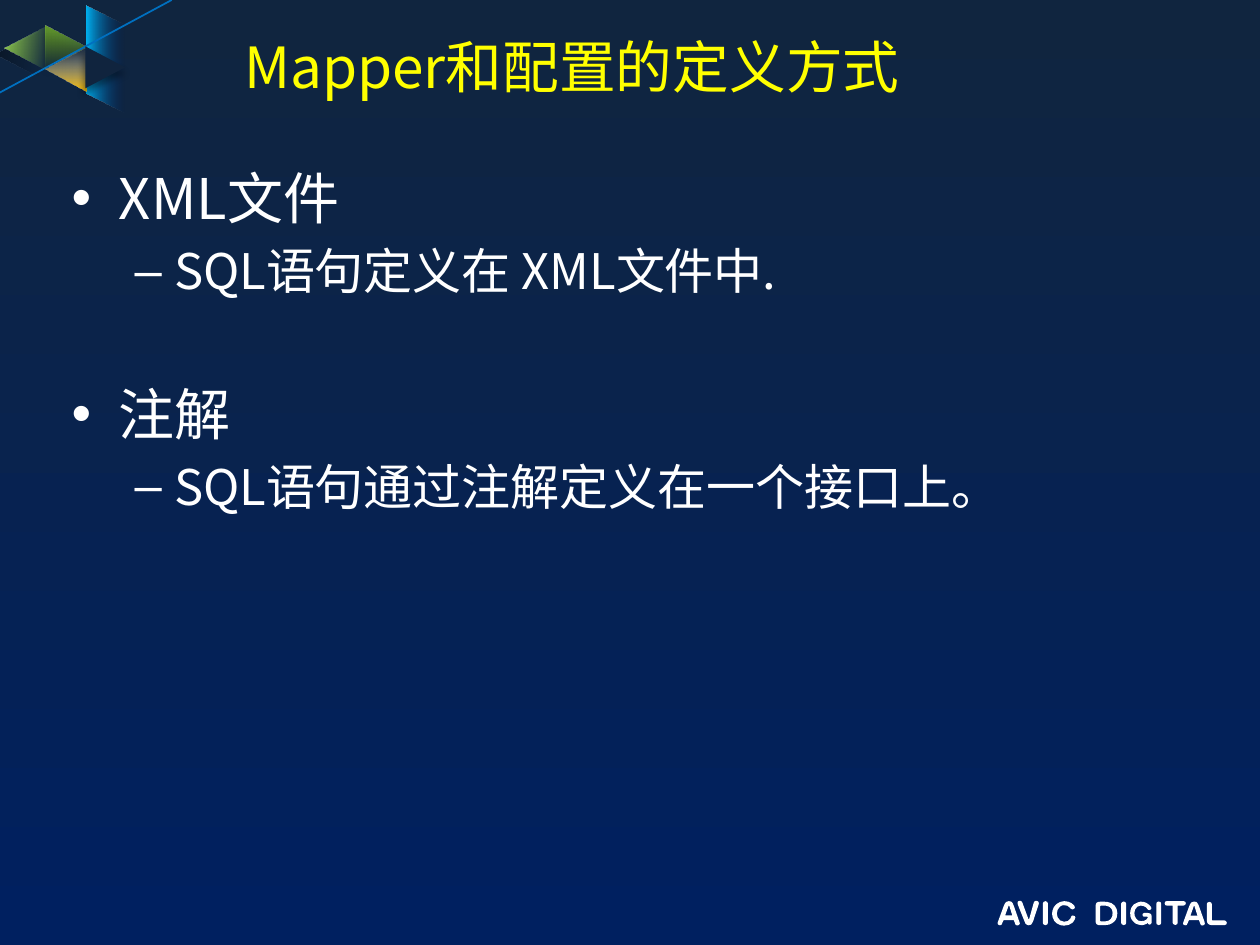
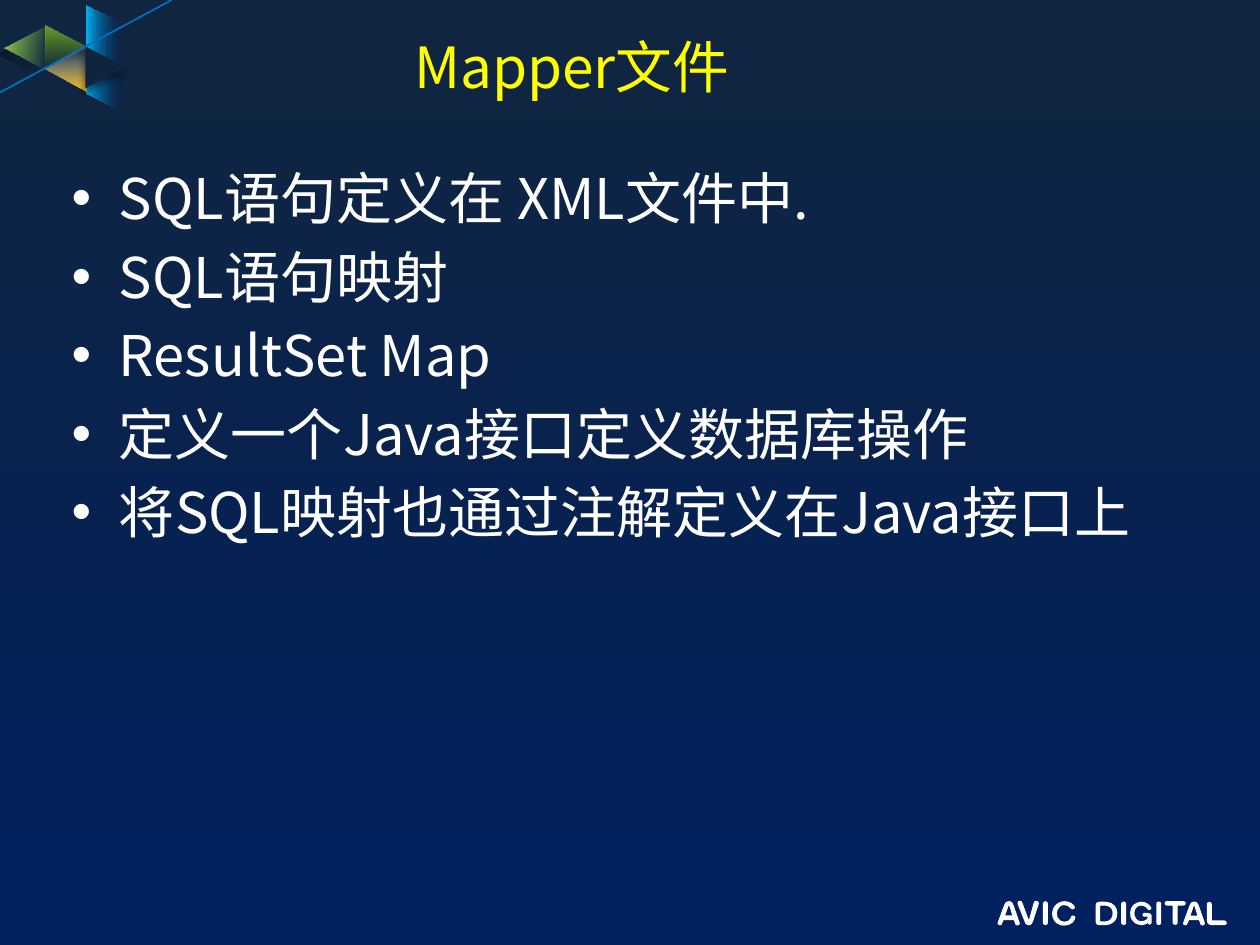
Before and after one commit to guofengzh/java-way, a slide deck: slide 9 of mybatis/docs/mybatis.pptx (slide 8 before the commit). Drawn at 1260x945 pixels with LibreOffice and Linux fonts; fonts in the diff are those of the drawing; background and template pictures are left out. Boxes give left, top, right and bottom in pixels: in the first picture for what was removed or moved away, otherwise in the second. Text is boxed around its words. In the diff, an @@ line names an element or a change of style, - is before the commit and + after.

```diff
--- a/mybatis/docs/mybatis.pptx
+++ b/mybatis/docs/mybatis.pptx
@@ title at bbox=[414, 40, 729, 101]: text changed @@
-Mapper和配置的定义方式
+Mapper文件
@@ text at bbox=[119, 171, 339, 224]: paragraph removed @@
-• XML文件
@@ text at bbox=[119, 171, 809, 230]: size 28 to 32 pt in "SQL语句定义在 XML文件中."; bullet – to •; list level 2 to 1 in "SQL语句定义在 XML文件中." @@
@@ text at bbox=[119, 251, 1130, 544]: text changed; size 28 to 32 pt @@
-• 注解
-  – SQL语句通过注解定义在一个接口上。
+• SQL语句映射
+• ResultSet Map
+• 定义一个Java接口定义数据库操作
+• 将SQL映射也通过注解定义在Java接口上
```
Also in this commit, not shown: 3 other slides changed, 1 slide added, 16 slides removed, 4 other files.
